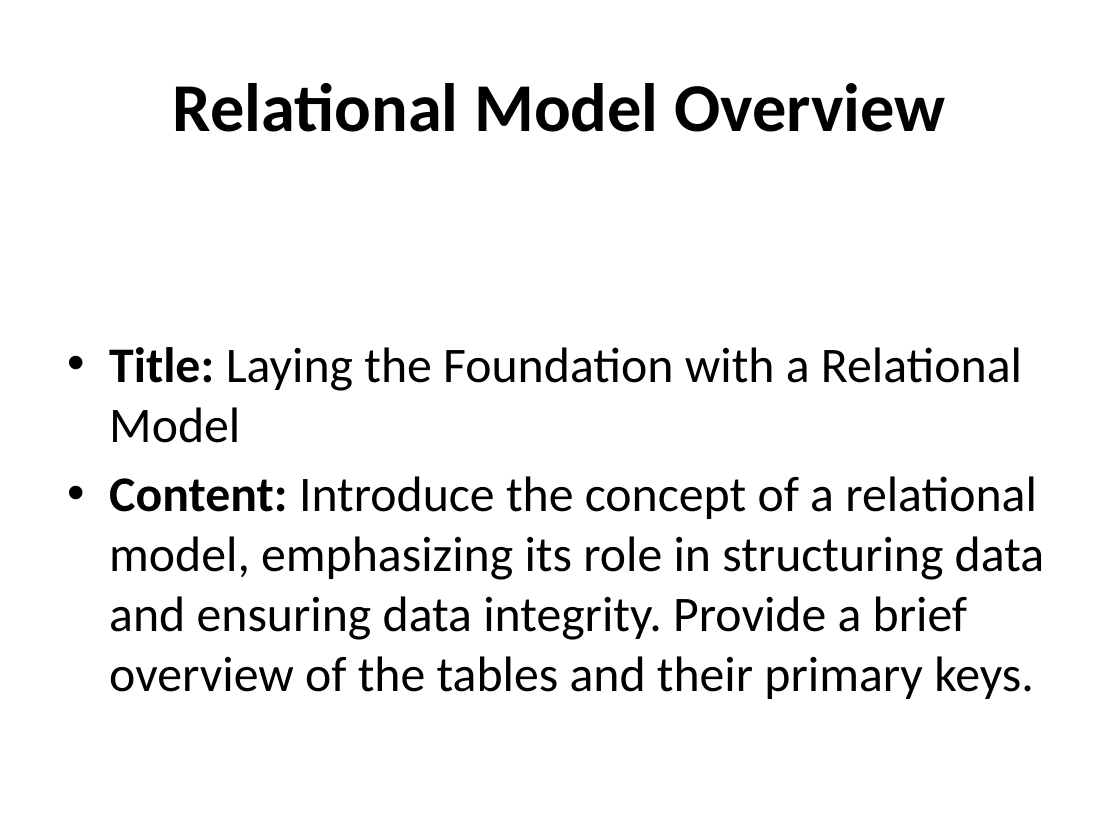
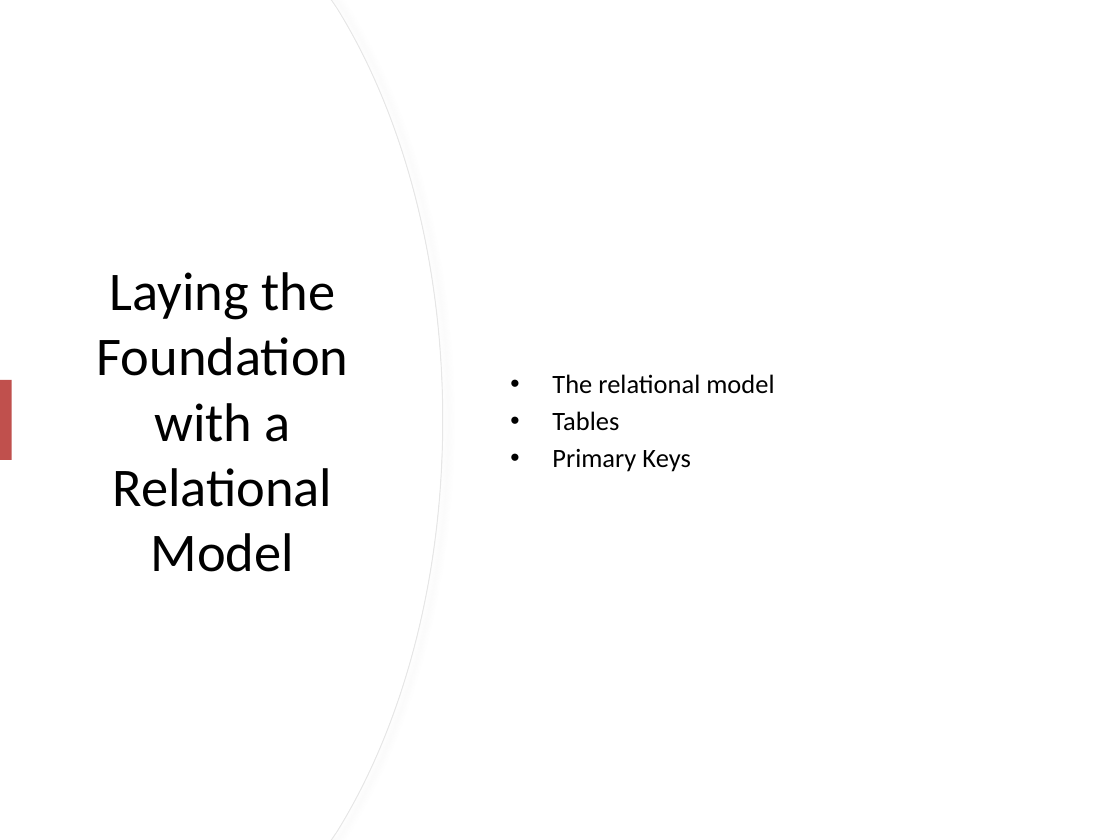
Before and after one commit to RyanJTalbot/MSDS, a slide deck: slide 4 of Core/Databases for Data Scientists Specialization/Relational Database Design /Week 5/ActiveGear_Presentation.pptx (slide 5 before the commit). Drawn at 1120x840 pixels with LibreOffice and Linux fonts; fonts in the diff are those of the drawing. Boxes give left, top, right and bottom in pixels: in the first picture for what was removed or moved away, otherwise in the second. Text is boxed around its words. In the diff, an @@ line names an element or a change of style, - is before the commit and + after.

```diff
--- a/Core/Databases for Data Scientists Specialization/Relational Database Design /Week 5/ActiveGear_Presentation.pptx
+++ b/Core/Databases for Data Scientists Specialization/Relational Database Design /Week 5/ActiveGear_Presentation.pptx
@@ freeform shape added at box(0, 0, 442, 840), fill #FFFFFF, outline #E6E6E6 0.75 pt @@
@@ freeform shape added at box(0, 0, 442, 840), fill #FFFFFF @@
@@ text "The relational model" at box(552, 374, 774, 472): vertical alignment top to middle @@
@@ title at box(96, 272, 348, 572): text changed; size 44 to 35 pt; bold off @@
-Relational Model Overview
+Laying the Foundation with a Relational Model
@@ rectangle added at box(0, 380, 11, 460), fill #C0504D @@
@@ text at box(552, 374, 774, 472): text changed; size 32 to 17 pt @@
-• Title: Laying the Foundation with a Relational Model
-• Content: Introduce the concept of a relational model, emphasizing its role in structuring data and ensuring data integrity. Provide a brief overview of the tables and their primary keys.
+• The relational model
+• Tables
+• Primary Keys
```
Also in this commit, not shown: 3 other slides changed, 2 slides added, 6 slides removed, 4 other files.
